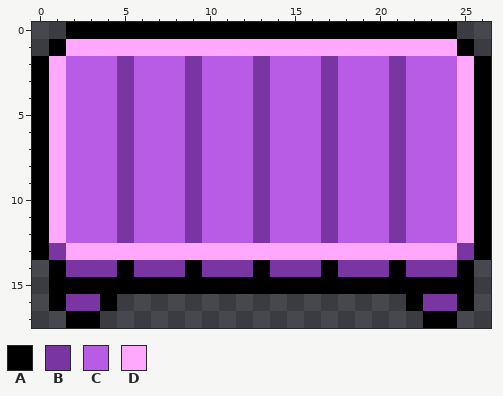
Pixel-art sprite -- assets/sprites/desk.png. Above, as it was before the edit.
The file is 27x18 pixels.
Palette (. is transparent): A #000000  B #7935a1  C #b85ce6  D #ffa8fe
Pixels before, first column x 0:
 0 ..AAAAAAAAAAAAAAAAAAAAAAA..
 1 .ADDDDDDDDDDDDDDDDDDDDDDDA.
 2 ADCCCBCCCBCCCBCCCBCCCBCCCDA
 3 ADCCCBCCCBCCCBCCCBCCCBCCCDA
 4 ADCCCBCCCBCCCBCCCBCCCBCCCDA
 5 ADCCCBCCCBCCCBCCCBCCCBCCCDA
 6 ADCCCBCCCBCCCBCCCBCCCBCCCDA
 7 ADCCCBCCCBCCCBCCCBCCCBCCCDA
 8 ADCCCBCCCBCCCBCCCBCCCBCCCDA
 9 ADCCCBCCCBCCCBCCCBCCCBCCCDA
10 ADCCCBCCCBCCCBCCCBCCCBCCCDA
11 ADCCCBCCCBCCCBCCCBCCCBCCCDA
12 ADCCCBCCCBCCCBCCCBCCCBCCCDA
13 ABDDDDDDDDDDDDDDDDDDDDDDDBA
14 .ABBBABBBABBBABBBABBBABBBA.
15 .AAAAAAAAAAAAAAAAAAAAAAAAA.
16 .ABBA.................ABBA.
17 ..AA...................AA..
After:
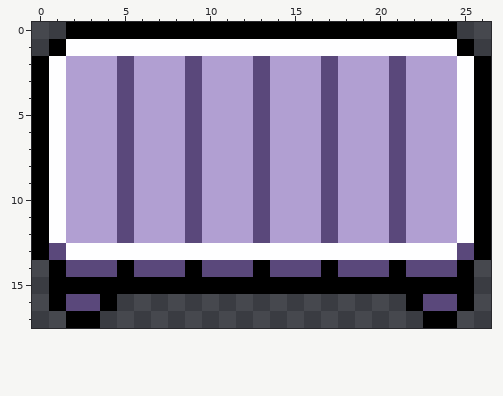
Change:
colour B: #7935a1 -> #5a487b
colour C: #b85ce6 -> #b19fd2
colour D: #ffa8fe -> #fefeff
